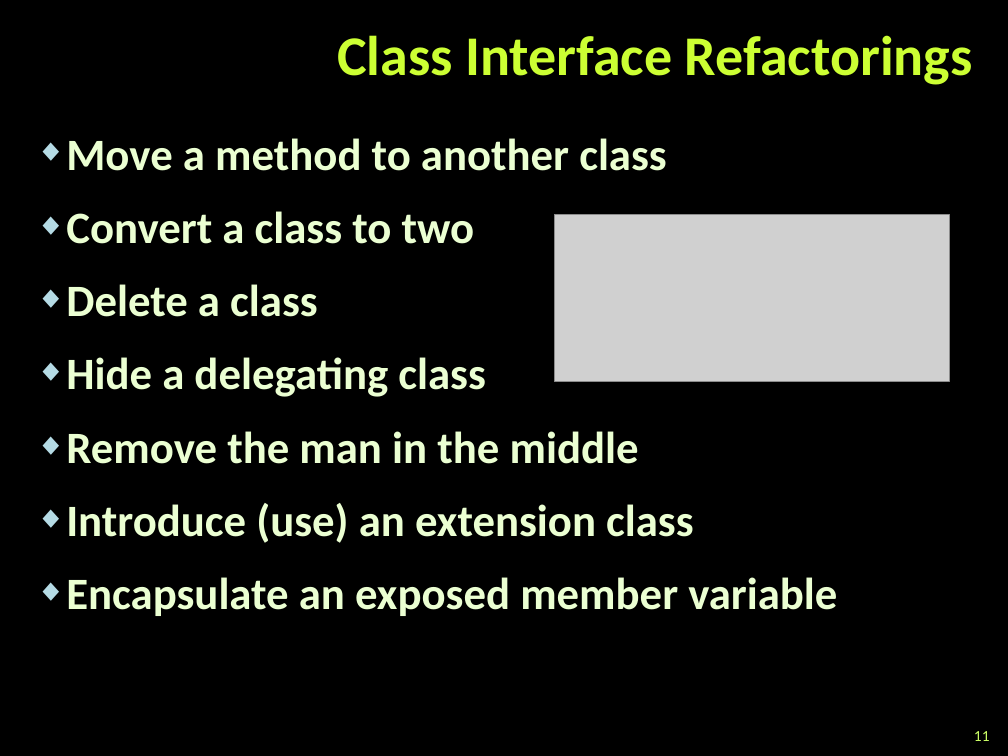
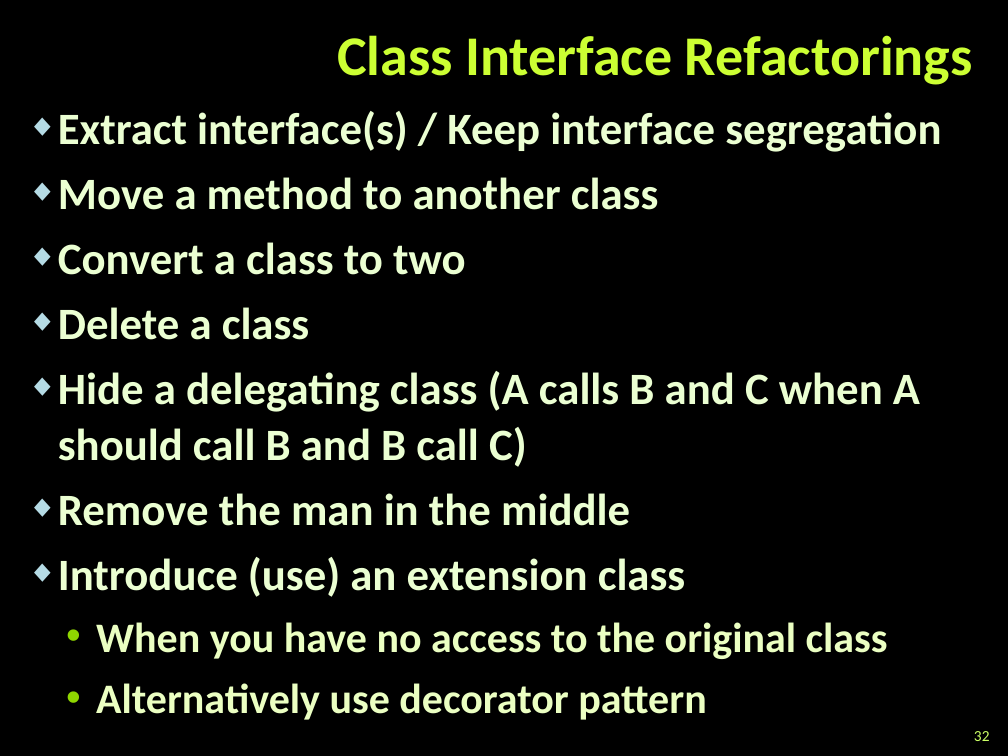
Before and after one commit to martin-nikolov/Telerik-Academy, a slide deck: slide 32 of Programming with C#/4. C# High-Quality Code/12. Refactoring/Refactoring.pptx (slide 11 before the commit). Drawn at 1008x756 pixels with LibreOffice and Linux fonts; fonts in the diff are those of the drawing; grey boxes stand for pictures; background and template pictures are left out. Boxes give left, top, right and bottom in pixels: in the first picture for what was removed or moved away, otherwise in the second. Text is boxed around its words. In the diff, an @@ line names an element or a change of style, - is before the commit and + after.

```diff
--- a/Programming with C#/4. C# High-Quality Code/12. Refactoring/Refactoring.pptx
+++ b/Programming with C#/4. C# High-Quality Code/12. Refactoring/Refactoring.pptx
@@ text "Extract interface(s) / Keep interface ...": place and size @@
-text "Extract interface(s) / Keep interface ..." at [66,138,837,616]
+text "Extract interface(s) / Keep interface ..." at [58,111,941,720]
@@ text at [58,111,941,152]: paragraph added @@
+◆ Extract interface(s) / Keep interface segregation
@@ text at [58,177,686,597]: less space between paragraphs @@
@@ picture removed at [554,215,950,382] @@
@@ text at [58,371,920,467]: text changed @@
-◆ Hide a delegating class
+◆ Hide a delegating class (A calls B and C when A should call B and B call C)
@@ text at [96,622,888,720]: text changed; size 32 to 30 pt; text colour #EBFFD2 to #EBFFC2 @@
-◆ Encapsulate an exposed member variable
+  • When you have no access to the original class
+  • Alternatively use decorator pattern
@@ page number at [974,731,990,741]: text changed @@
-11
+32
```
Also in this commit, not shown: 10 other slides changed, 23 slides added, 3 slides removed, 9 other files.
